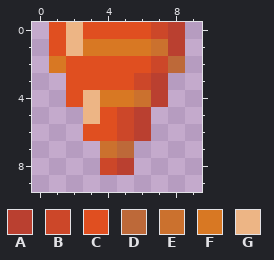
A pixel-art sprite gets an edit: graphics/Snake/Snake_tail.png. This is how it looked before the edit.
The file is 10x10 pixels.
Palette (. is transparent): A #ba4030  B #cc4729  C #e04f20  D #bd6939  E #cb712e  F #d87823  G #edb585
The same view after the edit:
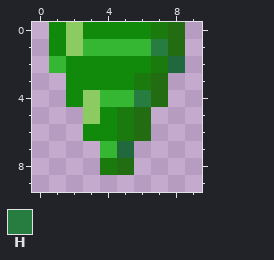
Colours new in this view: H #267d3f
Difference:
colour A: #ba4030 -> #226c11
colour B: #cc4729 -> #1b7a0e
colour C: #e04f20 -> #11890a
colour D: #bd6939 -> #1f693d
colour F: #d87823 -> #36b734
colour G: #edb585 -> #8ccb62
y 1: x 7 E -> H
y 4: x 6 E -> H
y 7: x 4 E -> F
Pixel boxes of the changes (left, top, right, bottom) in both pictures:
changed: (49, 22, 185, 175)
